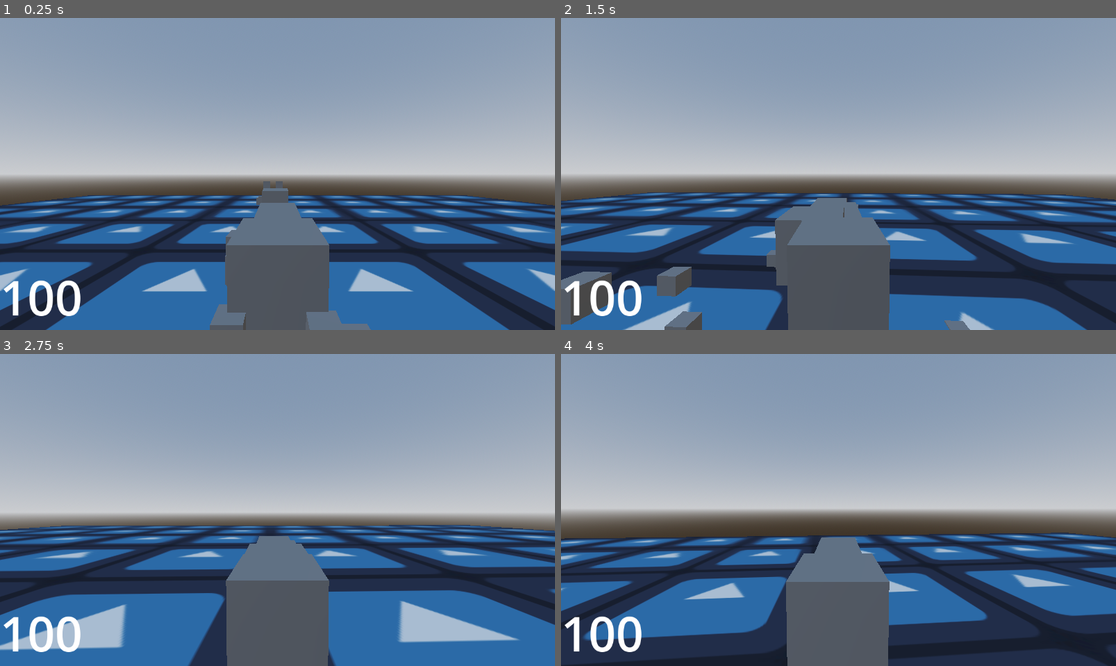
Above: before the commit, frames 1-4 (two rows, left to right).
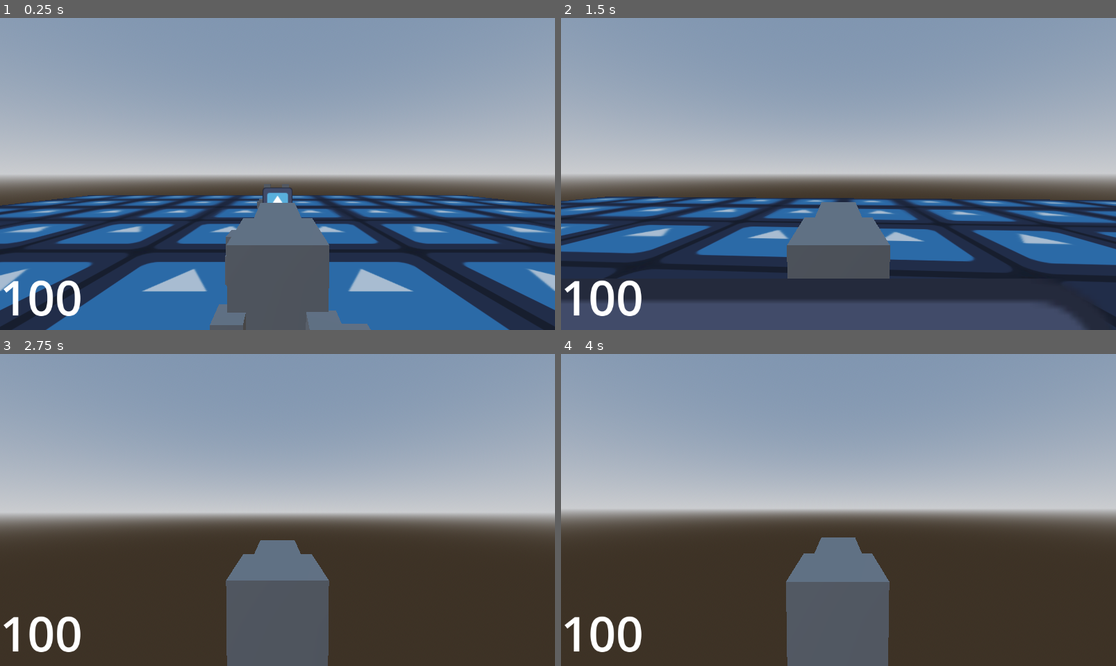
Above: after the commit, the same moments.

Repository: p-rint/Sacrificial-Blade-2
Game: Godot game, scene res://node_3d.tscn
Two runs of this game, one before a commit and one after it. Both use one fixed random seed, a clock stepped at 60 frames per second and the inputs below. The engine's default icon, where the game draws it, is replaced by a stand-in: a white triangle on a blue panel in a dark square.
Inputs (mouse positions are in pixels of both pictures, inside the frame that each line leads up to):
- Up to frame 1 (0.25 s): no input
- Up to frame 2 (1.5 s): tap Enter (ui_accept) at 0.5, 0.77 s; move the mouse to (866, 174) at 0.52 s; hold Shift (Dash) 0.53-1.28 s; hold W (Up) from 0.53 s (still down); move the mouse to (810, 174) at 1.27 s; click (810, 174) at 1.35 s
- Up to frame 3 (2.75 s): keep holding W (Up); tap Enter (ui_accept) at 1.52 s; tap Shift (Dash) at 1.55 s; move the mouse to (288, 503) at 2.02 s; hold Shift (Dash) from 2.03 s (still down)
- Up to frame 4 (4 s): keep holding W (Up); move the mouse to (832, 516) at 2.77 s; release Shift (Dash) at 2.78 s; tap P (LockOn) at 2.85 s; tap Enter (ui_accept) at 3.02, 3.77 s; tap Shift (Dash) at 3.05 s; move the mouse to (877, 513) at 3.52 s; hold Shift (Dash) from 3.53 s (still down); tap L (shake) at 3.6 s

The runs differ from the first frame. In frame 1, 0.3% of the frame differs, in the area x 46-53%, y 52-62%; in frame 2, 14%; in frame 3, 38%, in the area x 0-100%, y 54-100%; in frame 4, 34%.

Commit message:
Reworked dash, reworking enemy

Diff:
--- a/character_body_3d2.gd
+++ b/character_body_3d2.gd
@@ -3,6 +3,8 @@
 
 const SPEED = 8.0
 const JUMP_VELOCITY = 4.5
+
+const DASHSPEED = 30
 
 var curSpeed = 0
 
@@ -23,6 +25,10 @@
 
 var canMove = true
 
+var isDash = false
+
+var moveDir = Vector3(0,0,0)
+
 # Called when the node enters the scene tree for the first time.
 func _ready() -> void:
 	pass # Replace with function body.
@@ -30,7 +36,7 @@
 func move(delta):
 	if direction:
 		lastDirection = direction
-		var moveDir = ((camRight * direction.x) + (camForward * direction.z))
+		moveDir = ((camRight * direction.x) + (camForward * direction.z))
 
 		moveDir.y = 0
 		moveDir = moveDir.normalized()
@@ -40,6 +46,7 @@
 
 		lastMoveDir = moveDir
 
+		lookDir(delta)
 
 		if isSprint == true:
 			curSpeed = move_toward(curSpeed, SPEED + 4, delta*100)
@@ -47,29 +54,43 @@
 			curSpeed = move_toward(curSpeed, SPEED, delta*100)
 
 	else:
-		velocity.x = move_toward(velocity.x, 0, SPEED)
-		velocity.z = move_toward(velocity.z, 0, SPEED)
+		velocity = velocity.move_toward(Vector3(0, velocity.y,0), SPEED)
 		curSpeed = move_toward(curSpeed,0, SPEED)
 #	print(curSpeed)
 
 func lookDir(delta : float):
 	if direction:
 		var angle = atan2(-velocity.x, -velocity.z)
-		var finalRot = lerpf(PlayerContainer.rotation.y, angle, 1)
-		PlayerContainer.rotation.y = finalRot
+		var finalRot = lerpf(PlayerContainer.rotation.y, angle, .5)
+		PlayerContainer.rotation.y = angle
 
 
 func dash() -> void:
-	var newDir = camForward
+	var newDir
+
+	if direction: #forward dash
+		newDir = -moveDir
+		PlayerContainer.rotation.y = atan2(newDir.x,newDir.z)
+	else: # backwards dash
+
+		newDir = -camForward
+		PlayerContainer.rotation.y = atan2(-newDir.x,-newDir.z)
+
 	newDir.y = 0
 	newDir = newDir.normalized()
+	velocity = newDir * -DASHSPEED
+		#print(newDir)
 
-	velocity = newDir * -60
-	#velocity.x = newDir.x *  -60
-	#velocity.z = newDir.z *  -60
-	print(newDir)
-	PlayerContainer.rotation.y = atan2(newDir.x,newDir.z)
 
+
+
+	curSpeed = DASHSPEED
+
+	isDash = true
+	await get_tree().create_timer(.1).timeout
+	#velocity = Vector3(0,0,0)
+	isDash = false
+	#print("End")
 
 # Called every frame. 'delta' is the elapsed time since the previous frame.
 func _process(delta: float) -> void:
@@ -95,7 +116,7 @@
 
 	if Input.is_action_just_pressed("Dash"):
 		dash()
+	if not isDash:
+		move(delta)
 
-	move(delta)
-	lookDir(delta)
 	move_and_slide()
--- /dev/null
+++ b/enemy_body_3d_2.gd
@@ -0,0 +1,27 @@
+extends CharacterBody3D
+
+const SPEED = 3.0
+
+@onready var player = $"../CharacterBody3D"
+
+func move():
+	var dir = (player.position - position)
+	dir.y = 0
+	dir = dir.normalized()
+	velocity = Vector3(dir.x, velocity.y, dir.z) * SPEED
+
+func applyGravity(delta):
+	if not is_on_floor():
+		velocity += get_gravity() * delta
+
+# Called when the node enters the scene tree for the first time.
+func _ready() -> void:
+	pass # Replace with function body.
+
+
+# Called every frame. 'delta' is the elapsed time since the previous frame.
+func _process(delta: float) -> void:
+	applyGravity(delta)
+	move()
+
+	move_and_slide()
--- a/enemy_body_3d_2.tscn
+++ b/enemy_body_3d_2.tscn
@@ -1,6 +1,7 @@
-[gd_scene load_steps=33 format=3 uid="uid://dos2bifkvy03p"]
-
-[ext_resource type="Script" uid="uid://dshvlc82ntk7q" path="res://enemy_body_3d.gd" id="1_s3ewn"]
+[gd_scene load_steps=34 format=3 uid="uid://dos2bifkvy03p"]
+
+[ext_resource type="Script" uid="uid://ralyxpxx7ot8" path="res://enemy_body_3d_2.gd" id="1_s3ewn"]
+[ext_resource type="Texture2D" uid="uid://cra2l17020dal" path="res://icon.svg" id="2_k0kfp"]
 
 [sub_resource type="BoxMesh" id="BoxMesh_4xowi"]
 
@@ -244,7 +245,6 @@
 animation = &"Attack3"
 
 [sub_resource type="AnimationNodeBlendTree" id="AnimationNodeBlendTree_m1lp5"]
-graph_offset = Vector2(-329.09476, -15.590801)
 nodes/output/position = Vector2(1450, 100)
 nodes/MoveDirection/node = SubResource("AnimationNodeBlendSpace2D_4wng8")
 nodes/MoveDirection/position = Vector2(-540, 60)
@@ -300,6 +300,7 @@
 }
 
 [node name="AnimationTree" type="AnimationTree" parent="."]
+active = false
 tree_root = SubResource("AnimationNodeBlendTree_m1lp5")
 anim_player = NodePath("../AnimationPlayer")
 parameters/MoveDirection/blend_position = Vector2(0, 0)
@@ -315,3 +316,8 @@
 parameters/Dash/active = false
 parameters/Dash/internal_active = false
 parameters/Dash/request = 0
+
+[node name="Sprite3D" type="Sprite3D" parent="."]
+transform = Transform3D(1, 0, 0, 0, 1, 0, 0, 0, 1, 0, 1.1337428, 0)
+billboard = 2
+texture = ExtResource("2_k0kfp")
Not shown, added: enemy_body_3d_2.gd.uid
